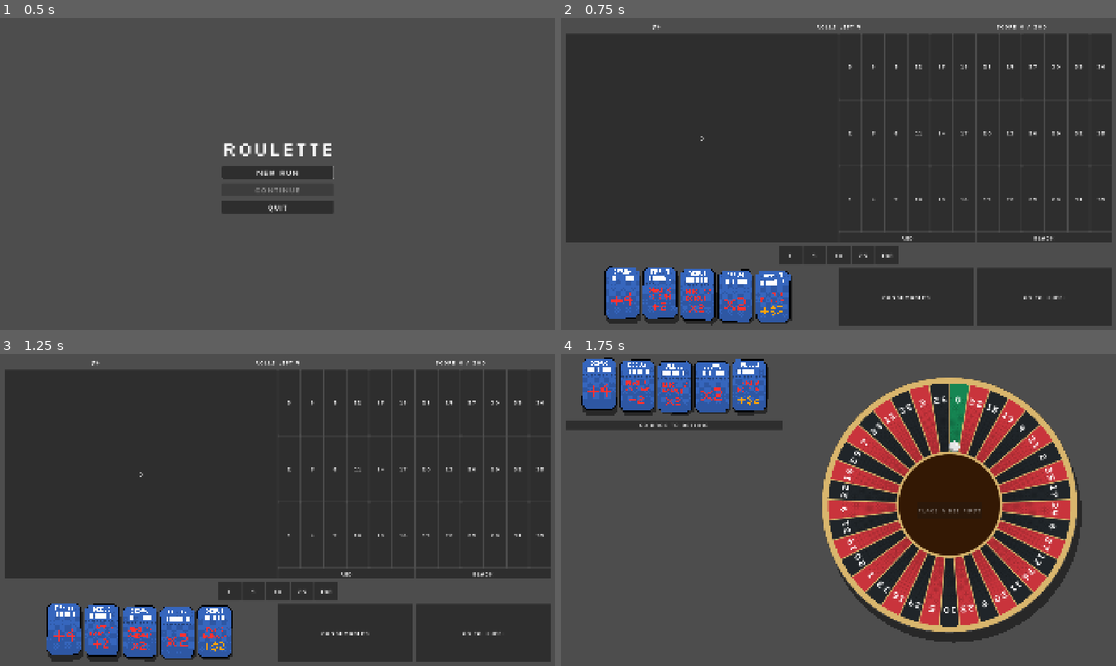
Above: before the commit, frames 1-4 (two rows, left to right).
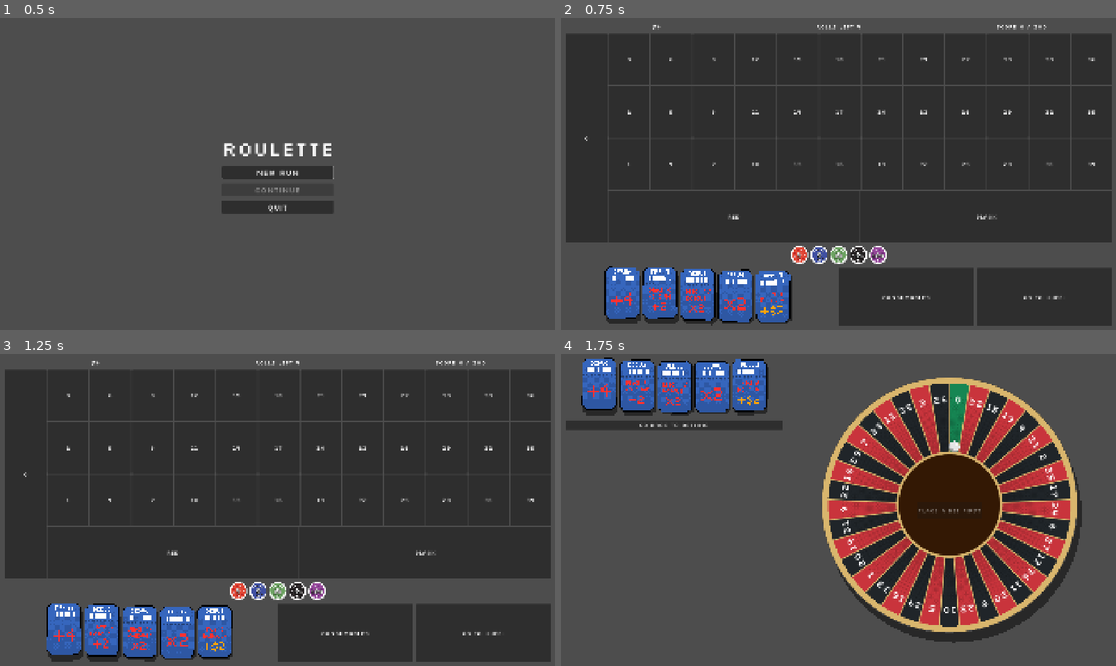
Above: after the commit, the same moments.

Repository: ross-ca/roulette-wheel
Game: Godot game, scene res://scenes/main_menu/main_menu.tscn
Same seed, same stepped clock (60 frames per second), same inputs: the game is played once before the commit and once after it.
Inputs:
- Up to frame 1 (0.5 s): no input
- Up to frame 2 (0.75 s): click "New run" at 0.5 s
- Up to frame 3 (1.25 s): no input
- Up to frame 4 (1.75 s): click "Go to wheel" at 1.25 s

Frame 1 is identical in both runs. In frame 2, 4.4% of the frame differs, in the area x 4-100%, y 5-79%; in frame 3, 4.4%; in frame 4, nothing differs.

Commit message:
feat: add chip stacking, textures, and block claude from reading from /assets/*

Diff:
--- a/scenes/bets/placed_bet.gd
+++ b/scenes/bets/placed_bet.gd
@@ -1,14 +1,22 @@
 class_name PlacedBet
 extends Resource
-## Chips staked on one bet for the next spin. The round keeps these in `RoundState.bets`, so bets
+## The chips on one bet for the next spin. The round keeps these in `RoundState.bets`, so bets
 ## placed before a save are still on the table after loading it.
 
 @export var bet: Bet
-@export var chips: int = 0
+## In the order they were dropped.
+@export var chips: Array[PlacedChip] = []
 
 
-static func of(placed: Bet, amount: int) -> PlacedBet:
+static func of(placed: Bet) -> PlacedBet:
 	var result := PlacedBet.new()
 	result.bet = placed
-	result.chips = amount
 	return result
+
+
+## What the bet stakes: the value of all its chips.
+func total() -> int:
+	var sum := 0
+	for chip in chips:
+		sum += chip.value
+	return sum
--- /dev/null
+++ b/scenes/bets/placed_chip.gd
@@ -0,0 +1,16 @@
+class_name PlacedChip
+extends Resource
+## One chip on a bet. Bets keep their chips one by one, rather than as a total, so the table shows
+## the chips actually dropped, and so chips can gain properties of their own later.
+
+@export var value: int = 0
+## Which kind of chip it is, from 0 for the lowest value. Picks its art from the ChipSet. Kept
+## apart from `value` because chip values are planned to follow the player's money.
+@export var tier: int = 0
+
+
+static func of(chip_value: int, chip_tier: int) -> PlacedChip:
+	var chip := PlacedChip.new()
+	chip.value = chip_value
+	chip.tier = chip_tier
+	return chip
--- a/scenes/betting_view/bet_spot.gd
+++ b/scenes/betting_view/bet_spot.gd
@@ -1,14 +1,19 @@
 class_name BetSpot
 extends Button
-## One place on the betting table, backing one bet. Chips dragged from a `Chip` drop here, and
-## right-clicking takes them off again. It only reports what happened; play.gd changes the bets.
+## One place on the betting table, backing one bet. Chips dragged from a `Chip` drop here and are
+## drawn on it by a ChipStack; right-clicking takes them all off again. It only reports what
+## happened; play.gd changes the bets.
 
-signal chips_dropped(bet: Bet, chips: int)
+signal chip_dropped(bet: Bet, chip: PlacedChip)
 signal cleared(bet: Bet)
+
+const CHIP_STACK_SCENE := preload("res://scenes/chip/chip_stack.tscn")
 
 var bet: Bet
 ## False while bets can't change, such as during a spin.
 var editable := true
+
+var _stack: ChipStack
 
 
 static func of(spot_bet: Bet) -> BetSpot:
@@ -17,21 +22,27 @@
 	spot.focus_mode = Control.FOCUS_NONE
 	spot.size_flags_horizontal = Control.SIZE_EXPAND_FILL
 	spot.size_flags_vertical = Control.SIZE_EXPAND_FILL
-	spot.show_chips(0)
+	spot._stack = CHIP_STACK_SCENE.instantiate()
+	spot.add_child(spot._stack)
+	spot.show_chips([])
 	return spot
 
 
-## Shows the chips on this spot, 0 for none.
-func show_chips(chips: int) -> void:
-	text = bet.display_name if chips == 0 else "%s\n%d" % [bet.display_name, chips]
+## Shows the chips on this spot, in the order they were dropped.
+func show_chips(chips: Array[PlacedChip]) -> void:
+	var total := 0
+	for chip in chips:
+		total += chip.value
+	text = bet.display_name if total == 0 else "%s\n%d" % [bet.display_name, total]
+	_stack.show_chips(chips)
 
 
 func _can_drop_data(_at: Vector2, data: Variant) -> bool:
-	return editable and data is Dictionary and data.has("chips")
+	return editable and data is Dictionary and data.has("chip")
 
 
 func _drop_data(_at: Vector2, data: Variant) -> void:
-	chips_dropped.emit(bet, data.chips)
+	chip_dropped.emit(bet, data.chip)
 
 
 func _gui_input(event: InputEvent) -> void:
--- a/scenes/betting_view/betting_view.gd
+++ b/scenes/betting_view/betting_view.gd
@@ -4,10 +4,11 @@
 ## and the tickets, consumables and the way to the wheel along the bottom. Display only: it reports
 ## what the player does through its signals, and play.gd decides what happens.
 
-signal bet_placed(bet: Bet, chips: int)
+signal bet_placed(bet: Bet, chip: PlacedChip)
 signal bet_cleared(bet: Bet)
 signal wheel_requested
 
+const CHIP_SCENE := preload("res://scenes/chip/chip.tscn")
 ## Numbers across the table; each column holds three, counting up from the bottom row.
 const TABLE_COLUMNS := 12
 
@@ -38,18 +39,20 @@
 	_score_label.text = "Score %d / %d" % [progress.score, step.target_score]
 
 
-## Replaces the chips in the row with one per value, in order.
+## Replaces the chips in the row with one per value, in order. A chip's tier is its index here.
 func set_chip_values(values: Array[int]) -> void:
 	for child in _chips.get_children():
 		child.queue_free()
-	for value in values:
-		_chips.add_child(Chip.of(value))
+	for tier in values.size():
+		var chip: Chip = CHIP_SCENE.instantiate()
+		chip.setup(values[tier], tier)
+		_chips.add_child(chip)
 
 
 ## Shows the chips on each spot of the table.
 func show_bets(bets: Array[PlacedBet]) -> void:
 	for spot: BetSpot in _spots.values():
-		spot.show_chips(0)
+		spot.show_chips([])
 	for placed in bets:
 		var spot: BetSpot = _spots.get(placed.bet.key())
 		if spot:
@@ -69,6 +72,7 @@
 	_add_spot(NumberBet.of(0), _table)
 	var right := VBoxContainer.new()
 	right.size_flags_horizontal = Control.SIZE_EXPAND_FILL
+	right.size_flags_stretch_ratio = TABLE_COLUMNS # so zero is as wide as one column of numbers
 	_table.add_child(right)
 
 	var numbers := GridContainer.new()
@@ -79,7 +83,10 @@
 		for column in TABLE_COLUMNS:
 			_add_spot(NumberBet.of(column * 3 + 3 - row), numbers)
 
+	# As tall as one row of numbers, so its chip stacks have the same room.
 	var colours := HBoxContainer.new()
+	colours.size_flags_vertical = Control.SIZE_EXPAND_FILL
+	numbers.size_flags_stretch_ratio = 3.0
 	right.add_child(colours)
 	for colour in ["red", "black"]:
 		_add_spot(ColourBet.of(colour), colours)
@@ -87,7 +94,7 @@
 
 func _add_spot(bet: Bet, parent: Control) -> void:
 	var spot := BetSpot.of(bet)
-	spot.chips_dropped.connect(bet_placed.emit)
+	spot.chip_dropped.connect(bet_placed.emit)
 	spot.cleared.connect(bet_cleared.emit)
 	parent.add_child(spot)
 	_spots[bet.key()] = spot
--- a/scenes/betting_view/betting_view.tscn
+++ b/scenes/betting_view/betting_view.tscn
@@ -1,13 +1,13 @@
-[gd_scene format=3]
+[gd_scene format=3 uid="uid://cjsrh2v84pgsm"]
 
-[ext_resource type="Script" path="res://scenes/betting_view/betting_view.gd" id="1_script"]
+[ext_resource type="Script" uid="uid://bonosbytb8p81" path="res://scenes/betting_view/betting_view.gd" id="1_script"]
 [ext_resource type="FontFile" uid="uid://bjqcqudoiecha" path="res://assets/fonts/Silkscreen-Regular.ttf" id="2_font"]
 
 [sub_resource type="Theme" id="Theme_view"]
 default_font = ExtResource("2_font")
 default_font_size = 20
 
-[node name="BettingView" type="Control"]
+[node name="BettingView" type="Control" unique_id=585023277]
 layout_mode = 3
 anchors_preset = 15
 anchor_right = 1.0
@@ -18,7 +18,7 @@
 theme = SubResource("Theme_view")
 script = ExtResource("1_script")
 
-[node name="Margin" type="MarginContainer" parent="."]
+[node name="Margin" type="MarginContainer" parent="." unique_id=105156921]
 layout_mode = 1
 anchors_preset = 15
 anchor_right = 1.0
@@ -31,73 +31,73 @@
 theme_override_constants/margin_right = 16
 theme_override_constants/margin_bottom = 16
 
-[node name="Rows" type="VBoxContainer" parent="Margin"]
+[node name="Rows" type="VBoxContainer" parent="Margin" unique_id=1193481416]
 layout_mode = 2
 mouse_filter = 2
 theme_override_constants/separation = 12
 
-[node name="TopBar" type="HBoxContainer" parent="Margin/Rows"]
+[node name="TopBar" type="HBoxContainer" parent="Margin/Rows" unique_id=1073330374]
 layout_mode = 2
 mouse_filter = 2
 
-[node name="MoneyLabel" type="Label" parent="Margin/Rows/TopBar"]
+[node name="MoneyLabel" type="Label" parent="Margin/Rows/TopBar" unique_id=1047462050]
 unique_name_in_owner = true
 layout_mode = 2
 size_flags_horizontal = 3
 text = "$0"
 horizontal_alignment = 1
 
-[node name="SpinsLabel" type="Label" parent="Margin/Rows/TopBar"]
+[node name="SpinsLabel" type="Label" parent="Margin/Rows/TopBar" unique_id=82926691]
 unique_name_in_owner = true
 layout_mode = 2
 size_flags_horizontal = 3
 text = "Rolls left 0"
 horizontal_alignment = 1
 
-[node name="ScoreLabel" type="Label" parent="Margin/Rows/TopBar"]
+[node name="ScoreLabel" type="Label" parent="Margin/Rows/TopBar" unique_id=681342774]
 unique_name_in_owner = true
 layout_mode = 2
 size_flags_horizontal = 3
 text = "Score 0 / 0"
 horizontal_alignment = 1
 
-[node name="Table" type="HBoxContainer" parent="Margin/Rows"]
+[node name="Table" type="HBoxContainer" parent="Margin/Rows" unique_id=1459938205]
 unique_name_in_owner = true
 layout_mode = 2
 size_flags_vertical = 3
 mouse_filter = 2
 
-[node name="Chips" type="HBoxContainer" parent="Margin/Rows"]
+[node name="Chips" type="HBoxContainer" parent="Margin/Rows" unique_id=187652771]
 unique_name_in_owner = true
 custom_minimum_size = Vector2(0, 64)
 layout_mode = 2
 mouse_filter = 2
 alignment = 1
 
-[node name="Bottom" type="HBoxContainer" parent="Margin/Rows"]
+[node name="Bottom" type="HBoxContainer" parent="Margin/Rows" unique_id=1316435993]
 custom_minimum_size = Vector2(0, 200)
 layout_mode = 2
 mouse_filter = 2
 theme_override_constants/separation = 12
 
-[node name="TicketSlot" type="Control" parent="Margin/Rows/Bottom"]
+[node name="TicketSlot" type="Control" parent="Margin/Rows/Bottom" unique_id=1833676926]
 unique_name_in_owner = true
 layout_mode = 2
 size_flags_horizontal = 3
 size_flags_stretch_ratio = 2.0
 mouse_filter = 2
 
-[node name="Bowl" type="PanelContainer" parent="Margin/Rows/Bottom"]
+[node name="Bowl" type="PanelContainer" parent="Margin/Rows/Bottom" unique_id=694186356]
 layout_mode = 2
 size_flags_horizontal = 3
 
-[node name="Label" type="Label" parent="Margin/Rows/Bottom/Bowl"]
+[node name="Label" type="Label" parent="Margin/Rows/Bottom/Bowl" unique_id=1069860572]
 layout_mode = 2
 text = "Consumables"
 horizontal_alignment = 1
 vertical_alignment = 1
 
-[node name="WheelButton" type="Button" parent="Margin/Rows/Bottom"]
+[node name="WheelButton" type="Button" parent="Margin/Rows/Bottom" unique_id=1605460053]
 layout_mode = 2
 size_flags_horizontal = 3
 text = "Go to wheel"
--- a/scenes/betting_view/chip.gd
+++ /dev/null
@@ -1,23 +0,0 @@
-class_name Chip
-extends Button
-## A chip in the betting view's row. Dragging it onto a `BetSpot` stakes its value there.
-
-var value := 0
-
-
-static func of(chip_value: int) -> Chip:
-	var chip := Chip.new()
-	chip.value = chip_value
-	chip.text = str(chip_value)
-	chip.focus_mode = Control.FOCUS_NONE
-	chip.custom_minimum_size = Vector2(80, 0)
-	return chip
-
-
-func _get_drag_data(_at: Vector2) -> Variant:
-	if disabled:
-		return null
-	var preview := Label.new()
-	preview.text = str(value)
-	set_drag_preview(preview)
-	return {"chips": value}
--- /dev/null
+++ b/scenes/chip/chip.gd
@@ -0,0 +1,48 @@
+class_name Chip
+extends Control
+## A chip in the betting view's row. Dragging it onto a `BetSpot` stakes a chip of its value there.
+## Instance chip.tscn and call `setup`; the art comes from `chip_set`.
+
+@export var chip_set: ChipSet
+
+var value := 0
+var tier := 0
+## A disabled chip can't be dragged. Set while bets are locked, such as during a spin.
+var disabled := false:
+	set(new_disabled):
+		disabled = new_disabled
+		modulate.a = 0.5 if disabled else 1.0
+
+@onready var _texture: TextureRect = $Texture
+@onready var _value_label: Label = $Value
+
+
+## Shows a chip of `chip_value`, drawn as `chip_tier`. Can be called before the chip enters the tree.
+func setup(chip_value: int, chip_tier: int) -> void:
+	value = chip_value
+	tier = chip_tier
+	if is_node_ready():
+		_refresh()
+
+
+func _ready() -> void:
+	_refresh()
+
+
+func _refresh() -> void:
+	_texture.texture = chip_set.texture(tier)
+	_value_label.text = str(value)
+
+
+func _get_drag_data(_at: Vector2) -> Variant:
+	if disabled:
+		return null
+	# The preview is another chip, held by its centre.
+	var chip: Chip = load(scene_file_path).instantiate()
+	chip.setup(value, tier)
+	chip.size = size
+	chip.position = -size / 2.0
+	var preview := Control.new()
+	preview.add_child(chip)
+	set_drag_preview(preview)
+	return {"chip": PlacedChip.of(value, tier)}
--- /dev/null
+++ b/scenes/chip/chip.tscn
@@ -0,0 +1,34 @@
+[gd_scene format=3]
+
+[ext_resource type="Script" uid="uid://c3km7xh0m1gpg" path="res://scenes/chip/chip.gd" id="1_script"]
+[ext_resource type="Resource" path="res://scenes/chip/chip_set.tres" id="2_set"]
+
+[node name="Chip" type="Control"]
+custom_minimum_size = Vector2(64, 64)
+layout_mode = 3
+anchors_preset = 0
+script = ExtResource("1_script")
+chip_set = ExtResource("2_set")
+
+[node name="Texture" type="TextureRect" parent="."]
+layout_mode = 1
+anchors_preset = 15
+anchor_right = 1.0
+anchor_bottom = 1.0
+grow_horizontal = 2
+grow_vertical = 2
+mouse_filter = 2
+expand_mode = 1
+stretch_mode = 5
+
+[node name="Value" type="Label" parent="."]
+layout_mode = 1
+anchors_preset = 15
+anchor_right = 1.0
+anchor_bottom = 1.0
+grow_horizontal = 2
+grow_vertical = 2
+theme_override_colors/font_outline_color = Color(0, 0, 0, 1)
+theme_override_constants/outline_size = 6
+horizontal_alignment = 1
+vertical_alignment = 1
--- /dev/null
+++ b/scenes/chip/chip_set.gd
@@ -0,0 +1,16 @@
+class_name ChipSet
+extends Resource
+## The art for each tier of chip. Tiers, not values, pick the art, because chip values are planned
+## to follow the player's money while the tiers stay put. Used by Chip and ChipStack.
+
+## One texture per tier, lowest value first: one for each entry in play.gd's CHIP_VALUES.
+## ART: chip_set.tres holds placeholder gradients. Replace each with the chip's texture (drag the
+## PNG onto the entry in the inspector, or set its path in the .tres).
+@export var textures: Array[Texture2D] = []
+
+
+## The texture for `tier`. Tiers past the end of the list reuse the last texture.
+func texture(tier: int) -> Texture2D:
+	if textures.is_empty():
+		return null
+	return textures[clampi(tier, 0, textures.size() - 1)]
--- /dev/null
+++ b/scenes/chip/chip_set.tres
@@ -0,0 +1,12 @@
+[gd_resource type="Resource" script_class="ChipSet" format=3 uid="uid://ddh2clbas82ha"]
+
+[ext_resource type="Script" uid="uid://d2c6h4f5ivuyg" path="res://scenes/chip/chip_set.gd" id="1_r7pef"]
+[ext_resource type="Texture2D" uid="uid://bt651ojqkpwxe" path="res://assets/textures/chips/chips_Red.png" id="2_r4a3d"]
+[ext_resource type="Texture2D" uid="uid://5nao73dxxsby" path="res://assets/textures/chips/chips_Blue.png" id="3_abyj1"]
+[ext_resource type="Texture2D" uid="uid://tonw6qtnexjv" path="res://assets/textures/chips/chips_Green.png" id="4_q654f"]
+[ext_resource type="Texture2D" uid="uid://10plarxb68r7" path="res://assets/textures/chips/chips_Black.png" id="5_altiv"]
+[ext_resource type="Texture2D" uid="uid://c2q826rrmwdx4" path="res://assets/textures/chips/chips_Pink.png" id="6_65s83"]
+
+[resource]
+script = ExtResource("1_r7pef")
+textures = Array[Texture2D]([ExtResource("2_r4a3d"), ExtResource("3_abyj1"), ExtResource("4_q654f"), ExtResource("5_altiv"), ExtResource("6_65s83")])
--- /dev/null
+++ b/scenes/chip/chip_stack.gd
@@ -0,0 +1,67 @@
+class_name ChipStack
+extends Control
+## Draws the chips on one bet, grouped by tier: a column per tier, highest on the left, each chip a
+## little above the one under it. Past `max_shown` chips a column stops growing and shows a count.
+## Display only, and ignores the mouse, so drops and clicks reach whatever it's drawn over.
+
+@export var chip_set: ChipSet
+## Size of each chip drawn in the stack.
+@export var chip_size := Vector2(28, 28)
+## How far each chip sits above the one under it.
+@export var chip_rise := 4.0
+## Chips drawn in a column before it shows a count instead of growing.
+@export var max_shown := 5
+## Gap between neighbouring columns.
+@export var column_gap := 2.0
+
+var _chips: Array[PlacedChip] = []
+
+
+func _ready() -> void:
+	mouse_filter = Control.MOUSE_FILTER_IGNORE
+	resized.connect(_layout)
+
+
+func show_chips(chips: Array[PlacedChip]) -> void:
+	_chips = chips.duplicate()
+	_layout()
+
+
+# Rebuilt from scratch: stacks are small, and it only happens when the bet or the size changes.
+func _layout() -> void:
+	for child in get_children():
+		remove_child(child)
+		child.queue_free()
+
+	var counts := {} # tier -> chips of that tier
+	for chip in _chips:
+		counts[chip.tier] = counts.get(chip.tier, 0) + 1
+	var tiers := counts.keys()
+	tiers.sort()
+	tiers.reverse()
+
+	# Columns are centred along the bottom edge.
+	var width := tiers.size() * chip_size.x + maxf(tiers.size() - 1, 0) * column_gap
+	var x := (size.x - width) / 2.0
+	for tier in tiers:
+		var count: int = counts[tier]
+		var shown := mini(count, max_shown)
+		for i in shown:
+			var rect := TextureRect.new()
+			rect.texture = chip_set.texture(tier)
+			rect.expand_mode = TextureRect.EXPAND_IGNORE_SIZE
+			rect.stretch_mode = TextureRect.STRETCH_KEEP_ASPECT_CENTERED
+			rect.mouse_filter = Control.MOUSE_FILTER_IGNORE
+			rect.size = chip_size
+			rect.position = Vector2(x, size.y - chip_size.y - i * chip_rise)
+			add_child(rect)
+		if count > shown:
+			var label := Label.new()
+			label.text = "×%d" % count
+			label.mouse_filter = Control.MOUSE_FILTER_IGNORE
+			label.add_theme_font_size_override("font_size", 12)
+			add_child(label)
+			label.reset_size()
+			label.position = Vector2(x + (chip_size.x - label.size.x) / 2.0,
+					size.y - chip_size.y - shown * chip_rise - label.size.y)
+		x += chip_size.x + column_gap
--- /dev/null
+++ b/scenes/chip/chip_stack.tscn
@@ -0,0 +1,15 @@
+[gd_scene format=3]
+
+[ext_resource type="Script" path="res://scenes/chip/chip_stack.gd" id="1_script"]
+[ext_resource type="Resource" path="res://scenes/chip/chip_set.tres" id="2_set"]
+
+[node name="ChipStack" type="Control"]
+layout_mode = 3
+anchors_preset = 15
+anchor_right = 1.0
+anchor_bottom = 1.0
+grow_horizontal = 2
+grow_vertical = 2
+mouse_filter = 2
+script = ExtResource("1_script")
+chip_set = ExtResource("2_set")
--- a/scenes/modifiers/spin_context.gd
+++ b/scenes/modifiers/spin_context.gd
@@ -11,7 +11,7 @@
 
 func _init(placed: Array[PlacedBet]) -> void:
 	for entry in placed:
-		bets.append(ScoreContext.new(entry.chips, entry.bet))
+		bets.append(ScoreContext.new(entry.total(), entry.bet))
 
 
 func land(landed: Pocket) -> void:
--- a/scenes/play/play.gd
+++ b/scenes/play/play.gd
@@ -124,16 +124,15 @@
 	_cards.size = from.size.lerp(to.size, _view_position)
 
 
-# Chips dropped on a spot that already has a bet add to it.
-func _on_bet_placed(bet: Bet, chips: int) -> void:
+# A chip dropped on a spot that already has a bet joins its chips.
+func _on_bet_placed(bet: Bet, chip: PlacedChip) -> void:
 	if _state != State.WAITING:
 		return
-	var bets := _run.current_round.bets
 	var placed := _find_bet(bet)
-	if placed:
-		placed.chips += chips
-	else:
-		bets.append(PlacedBet.of(bet.duplicate(), chips)) # the table keeps its own spot's bet
+	if placed == null:
+		placed = PlacedBet.of(bet.duplicate()) # the table keeps its own spot's bet
+		_run.current_round.bets.append(placed)
+	placed.chips.append(chip)
 	_show_bets()
 	Game.save_run()
 
--- a/scenes/wheel_view/bet_row.gd
+++ b/scenes/wheel_view/bet_row.gd
@@ -12,7 +12,7 @@
 	var row := BetRow.new()
 	row._bet_name = placed.bet.display_name
 	row._shown_mult = placed.bet.base_mult
-	row._set_equation(placed.chips, placed.bet.base_mult)
+	row._set_equation(placed.total(), placed.bet.base_mult)
 	return row
 
 
Not shown, added: .claude/settings.json
Binary file added: assets/textures/chips/chips_Black.png
Not shown, added: assets/textures/chips/chips_Black.png.import
Binary file added: assets/textures/chips/chips_Blue.png
Not shown, added: assets/textures/chips/chips_Blue.png.import
Binary file added: assets/textures/chips/chips_Green.png
Not shown, added: assets/textures/chips/chips_Green.png.import
Binary file added: assets/textures/chips/chips_Orange.png
Not shown, added: assets/textures/chips/chips_Orange.png.import
Binary file added: assets/textures/chips/chips_Pink.png
Not shown, added: assets/textures/chips/chips_Pink.png.import
Binary file added: assets/textures/chips/chips_Red.png
(and 9 more such lines)
